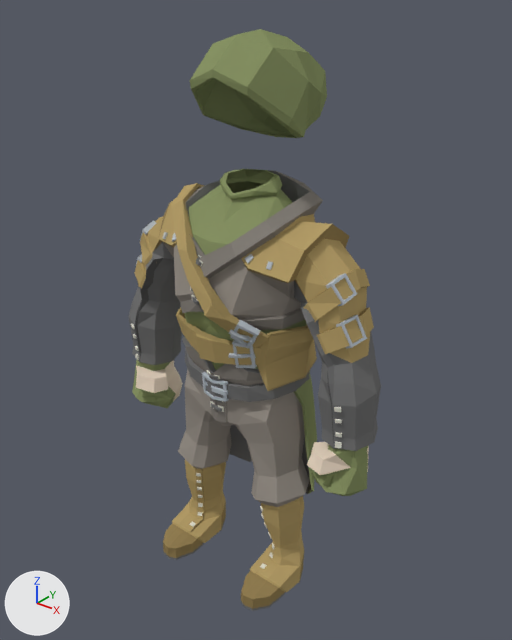
Renders of the Blender file Models/Blend/Armors/LegendaryArcherNobleArmor.blend from each side of a commit.
The view is the same before and after, from a 50 mm lens placed at (6.56, -7.84, 9.71), pointed at (0.01, 0.34, 4.64). Every picture has the same lights, and +X, +Y and +Z are marked at lower left.

Objects in the first picture: 'Boots', 'Chest', 'Hat', 'Pants'.
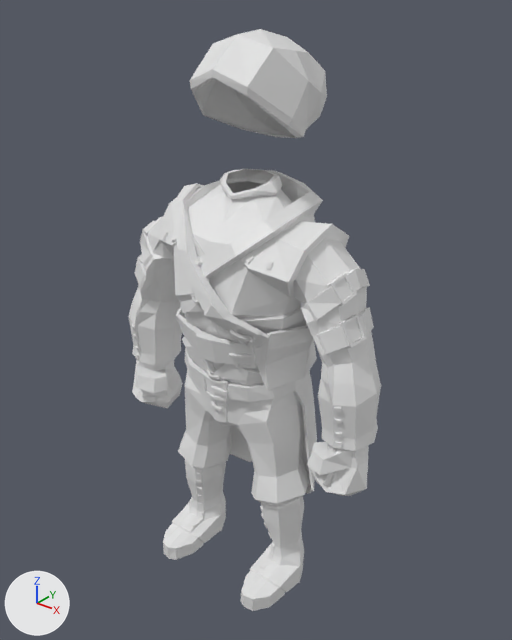
Commit message: add rogue noble armor

The change, as a diff of the scene's bpy script:
```diff
--- a/Models/Blend/Armors/LegendaryArcherNobleArmor.blend.py
+++ b/Models/Blend/Armors/LegendaryArcherNobleArmor.blend.py
@@ me_untitled_005 @@
 me_untitled_005.from_pydata(...)  # 325 vertices, 540 faces; spans x -1.34..1.34, y -1.11..0.4, z -0.02..1.85
 # used by ob_boots; location = (0.0, 0.0, 0.0)
+# me_untitled_005 part 1: all 82 faces that had it switch from mat_brace_darkleather2 (brown #958155) to no material
+# me_untitled_005 part 2: all 66 faces that had it switch from mat_shoesole (grey #757575) to no material
+# me_untitled_005 part 3: all 252 faces that had it switch from mat_brace_darkleather (brown #b69f6a) to no material
+# me_untitled_005 part 4: all 140 faces that had it switch from mat_button (light grey #e3e2d5) to no material
@@ me_untitled @@
 me_untitled.from_pydata(...)  # 1526 vertices, 2711 faces; spans x -2.5..2.5, y -1.17..1.06, z 1.4..7.06
 # used by ob_chest; location = (0.0, 0.0, 0.0)
+# me_untitled part 5: all 324 faces that had it switch from mat_hat (green #889465) to no material
+# me_untitled part 6: all 134 faces that had it switch from mat_pants (grey #9a938a) to no material
+# me_untitled part 7: all 252 faces that had it switch from mat_sleaves (grey #757575) to no material
+# me_untitled part 8: all 30 faces that had it switch from mat_sleaves_occ (dark grey #5f5f5f) to no material
+# me_untitled part 9: all 88 faces that had it switch from mat_brace_darkleather2 (brown #958155) to no material
+# me_untitled part 10: all 329 faces that had it switch from mat_shoesole (grey #757575) to no material
+# me_untitled part 11: all 76 faces that had it switch from mat_halfdress (green #889465) to no material
+# me_untitled part 12: all 174 faces that had it switch from mat_pants_occ (grey #86817a) to no material
+# me_untitled part 13: all 48 faces that had it switch from mat_halfdress_occ (grey #757575) to no material
+# me_untitled part 14: all 154 faces that had it switch from mat_brace_darkleather (brown #b69f6a) to no material
+# me_untitled part 15: all 246 faces that had it switch from mat_button (light grey #e3e2d5) to no material
+# me_untitled part 16: all 503 faces that had it switch from mat_metal (light grey #b9c1c9) to no material
+# me_untitled part 17: all 164 faces that had it switch from mat_shirt_alt (yellow #a59160) to no material
+# me_untitled part 18: all 93 faces that had it switch from mat_shirt_alt_lighter (brown #b69f6a) to no material
+# me_untitled part 19: all 96 faces that had it switch from mat_skinbase_1 (beige #f0dec9) to no material
@@ me_untitled_002 @@
 me_untitled_002.from_pydata(...)  # 53 vertices, 96 faces; spans x -0.83..0.82, y -0.56..1.68, z 7.49..9.05
-me_untitled_002.materials.append(mat_hat)  # green #889465
@@ me_untitled_006 @@
 me_untitled_006.from_pydata(...)  # 195 vertices, 324 faces; spans x -1.38..1.38, y -0.71..0.9, z 1.67..3.84
 # used by ob_pants; location = (0.0, 0.0, 0.0)
-me_untitled_006.materials.append(mat_button)  # light grey #e3e2d5
-me_untitled_006.materials.append(mat_metal)  # light grey #b9c1c9
+# me_untitled_006 part 20: all 180 faces that had it switch from mat_pants (grey #9a938a) to no material
+# me_untitled_006 part 21: all 68 faces that had it switch from mat_shoesole (grey #757575) to no material
+# me_untitled_006 part 22: all 17 faces that had it switch from mat_pants_occ (grey #86817a) to no material
```

Changed parts and their boxes [x1, y1, x2, y2] in the pictures (512 x 640 px):
'Hat', recoloured (green to grey)
    both: [190, 29, 327, 138]
part 1 of me_untitled_005, recoloured (brown to white)
    both: [163, 475, 304, 609]
part 2 of me_untitled_005, recoloured
    both: [164, 517, 303, 611]
part 3 of me_untitled_005, recoloured (brown to white)
    both: [172, 459, 304, 592]
part 4 of me_untitled_005, recoloured
    both: [189, 473, 275, 569]
part 5 of me_untitled, recoloured (green to white)
    both: [132, 169, 368, 496]
part 6 of me_untitled, recoloured
    both: [163, 242, 301, 386]
part 7 of me_untitled, recoloured
    both: [128, 242, 381, 451]
part 8 of me_untitled, recoloured
    both: [135, 258, 334, 442]
part 9 of me_untitled, recoloured (brown to grey)
    both: [153, 203, 368, 335]
part 10 of me_untitled, recoloured
    both: [182, 170, 310, 402]
part 11 of me_untitled, recoloured (green to grey)
    both: [294, 371, 317, 494]
part 12 of me_untitled, recoloured (grey to white)
    both: [180, 171, 323, 381]
part 13 of me_untitled, recoloured
    both: [229, 425, 311, 494]
part 14 of me_untitled, recoloured (brown to white)
    both: [134, 198, 374, 363]
part 15 of me_untitled, recoloured
    both: [131, 255, 342, 448]
part 16 of me_untitled, recoloured
    both: [135, 220, 367, 402]
part 17 of me_untitled, recoloured (yellow to grey)
    both: [176, 183, 317, 391]
part 18 of me_untitled, recoloured (brown to grey)
    both: [171, 183, 317, 390]
part 19 of me_untitled, recoloured (beige to grey)
    both: [136, 361, 369, 475]
part 20 of me_untitled_006, recoloured
    both: [178, 369, 309, 507]
part 21 of me_untitled_006, recoloured
    both: [211, 399, 222, 411]
part 22 of me_untitled_006, recoloured
    both: [210, 397, 226, 422]
